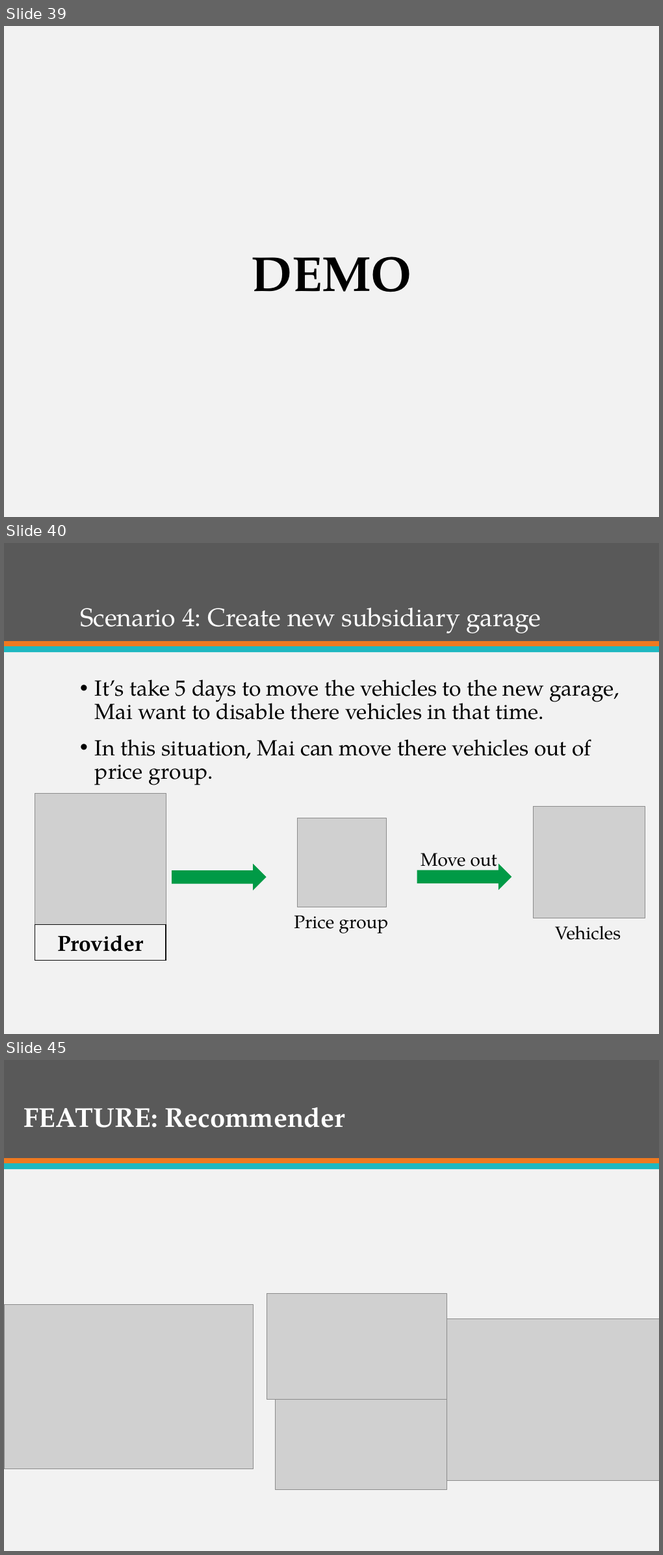
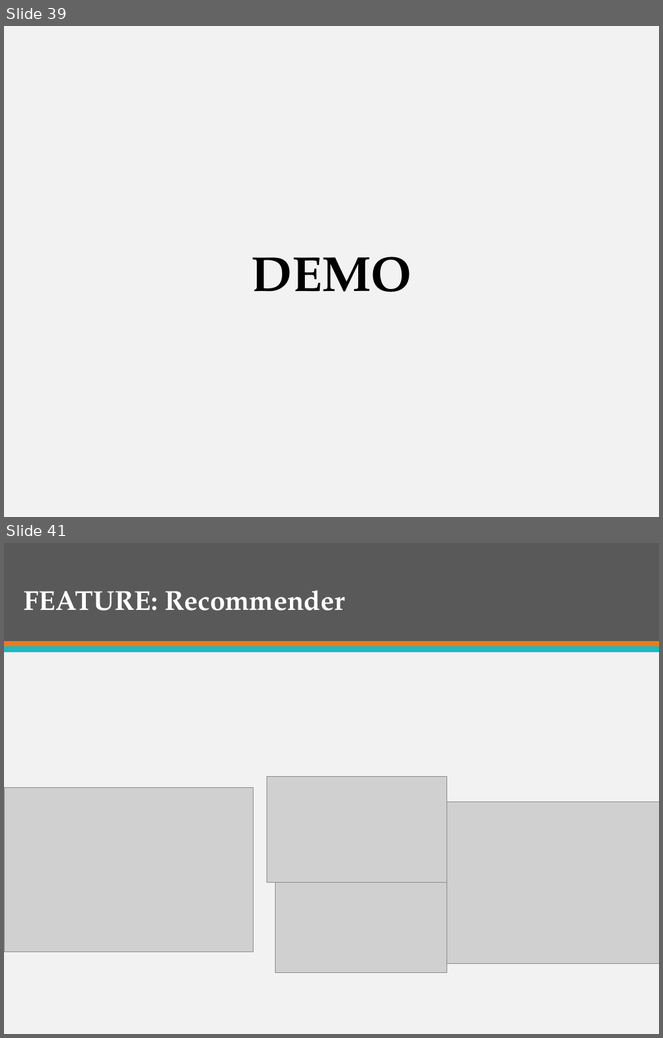
Before and after one commit to firzgard/CarRentalPortal, a slide deck: slide/CAR RENTAL PORTAL-Official.pptx. Shown one above the other, each under a label of ours: slides 39, 40 and 45 before the commit, slides 39 and 41 after it; the slides between them are not shown. The pictures are 663x1555 and 663x1038 pixels, drawn with LibreOffice and Linux fonts; fonts in the diff are those of the drawing; grey boxes stand for pictures. Boxes give left, top, right and bottom in pixels: in the first picture for what was removed or moved away, otherwise in the second. Text is boxed around its words. In the diff, an @@ line names an element or a change of style, - is before the commit and + after.

```diff
--- a/slide/CAR RENTAL PORTAL-Official.pptx
+++ b/slide/CAR RENTAL PORTAL-Official.pptx
@@ slide 40 removed at (x1=4, y1=543, x2=659, y2=1034), background #F2F2F2; not listed: 3 template elements that a slide beside it also shows @@
@@ title removed at (x1=80, y1=607, x2=542, y2=633) @@
-Scenario 4: Create new subsidiary garage
@@ text removed at (x1=95, y1=679, x2=619, y2=785) @@
-• It’s take 5 days to move the vehicles to the new garage, Mai want to disable there vehicles in that time.
-• In this situation, Mai can move there vehicles out of price group.
@@ picture removed at (x1=35, y1=794, x2=166, y2=925) @@
@@ picture removed at (x1=534, y1=807, x2=646, y2=919) @@
@@ picture removed at (x1=298, y1=818, x2=387, y2=907) @@
@@ text removed at (x1=421, y1=853, x2=497, y2=874) @@
-Move out
@@ right arrow removed at (x1=172, y1=864, x2=266, y2=891) @@
@@ right arrow removed at (x1=417, y1=863, x2=512, y2=890) @@
@@ rectangle removed at (x1=35, y1=925, x2=166, y2=961) @@
-Provider
@@ text removed at (x1=294, y1=915, x2=388, y2=934) @@
-Price group
@@ text removed at (x1=555, y1=926, x2=621, y2=940) @@
-Vehicles
@@ what was slide 45 is now slide 41 @@
```
Also in this commit, not shown: 1 slide changed, 3 other slides removed.
